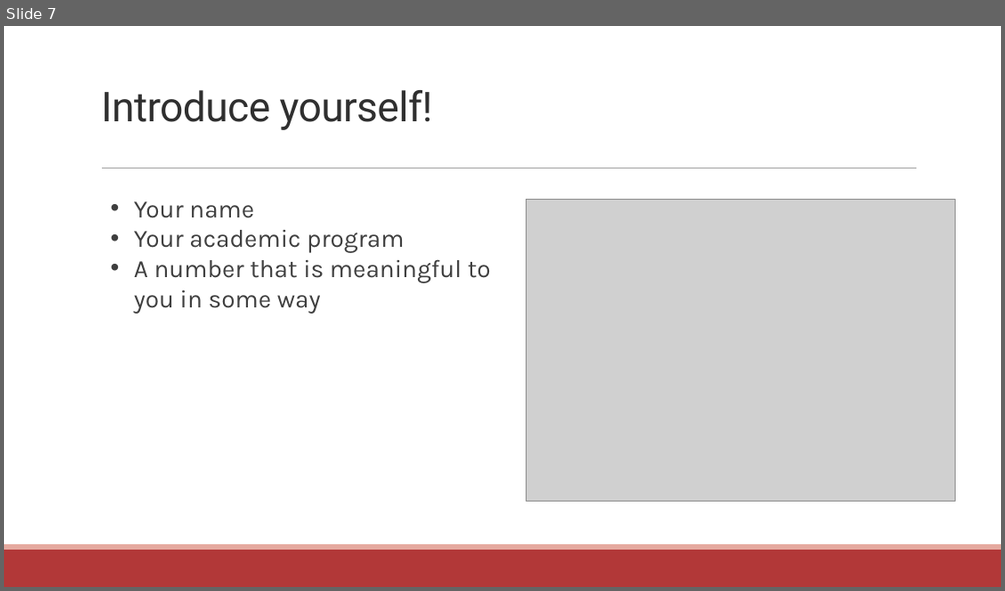
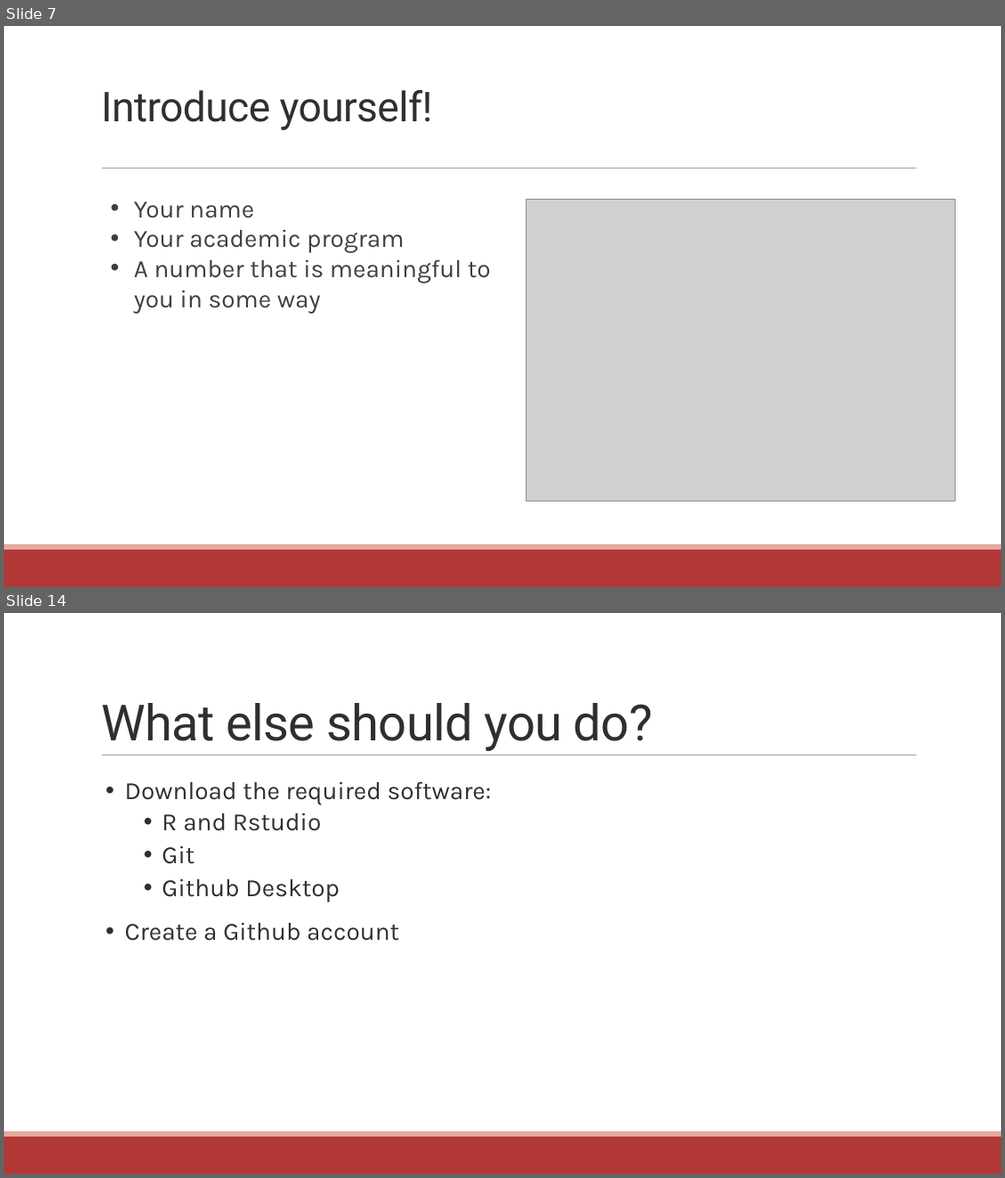
Before and after one commit to communitymaplab/geog4300_datascience, a slide deck: in_class_slides/geog4300_L01-Introductions.pptx. Shown one above the other, each under a label of ours: slide 7 before the commit, slides 7 and 14 after it; the slides between them are not shown. The pictures are 1005x591 and 1005x1178 pixels, drawn with LibreOffice and Linux fonts; fonts in the diff are those of the drawing; grey boxes stand for pictures. Boxes give left, top, right and bottom in pixels: in the first picture for what was removed or moved away, otherwise in the second. Text is boxed around its words. In the diff, an @@ line names an element or a change of style, - is before the commit and + after.

```diff
--- a/in_class_slides/geog4300_L01-Introductions.pptx
+++ b/in_class_slides/geog4300_L01-Introductions.pptx
@@ slide 14 added at (x1=4, y1=613, x2=1001, y2=1174), background #FFFFFF; not listed: 3 template elements that a slide beside it also shows @@
@@ title added at (x1=101, y1=703, x2=653, y2=751), 48 pt, text #2F2F2F @@
+What else should you do?
@@ text added at (x1=125, y1=781, x2=492, y2=941), 24 pt, text #2F2F2F @@
+• Download the required software:
+  • R and Rstudio
+  • Git
+  • Github Desktop
+• Create a Github account
```
Also in this commit, not shown: 5 slides changed, 5 other slides added, 18 slides removed, 1 other file.
